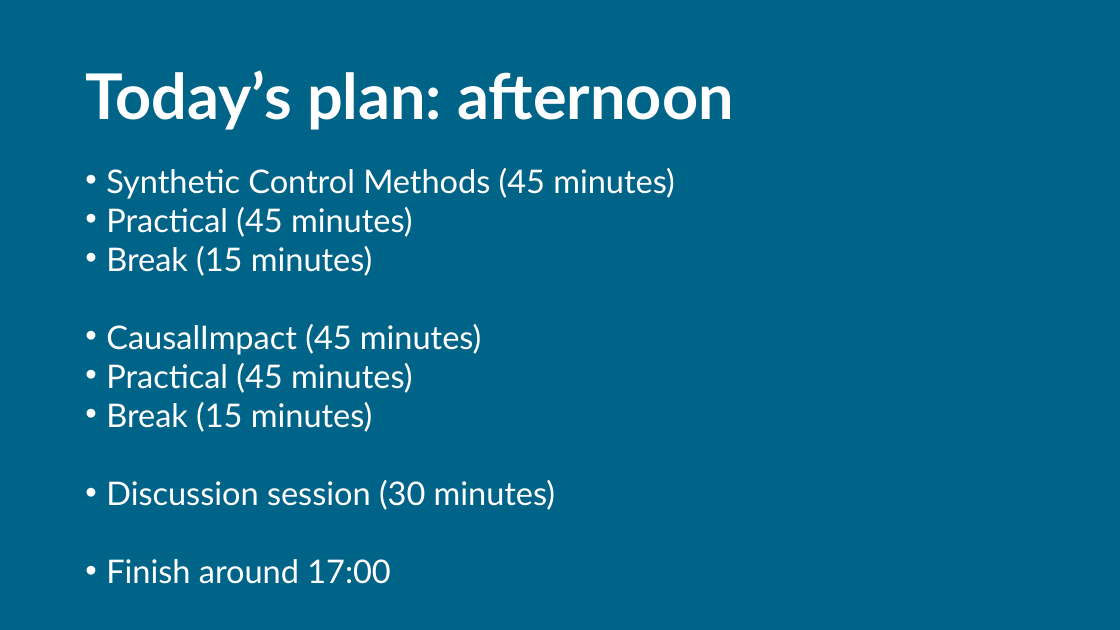
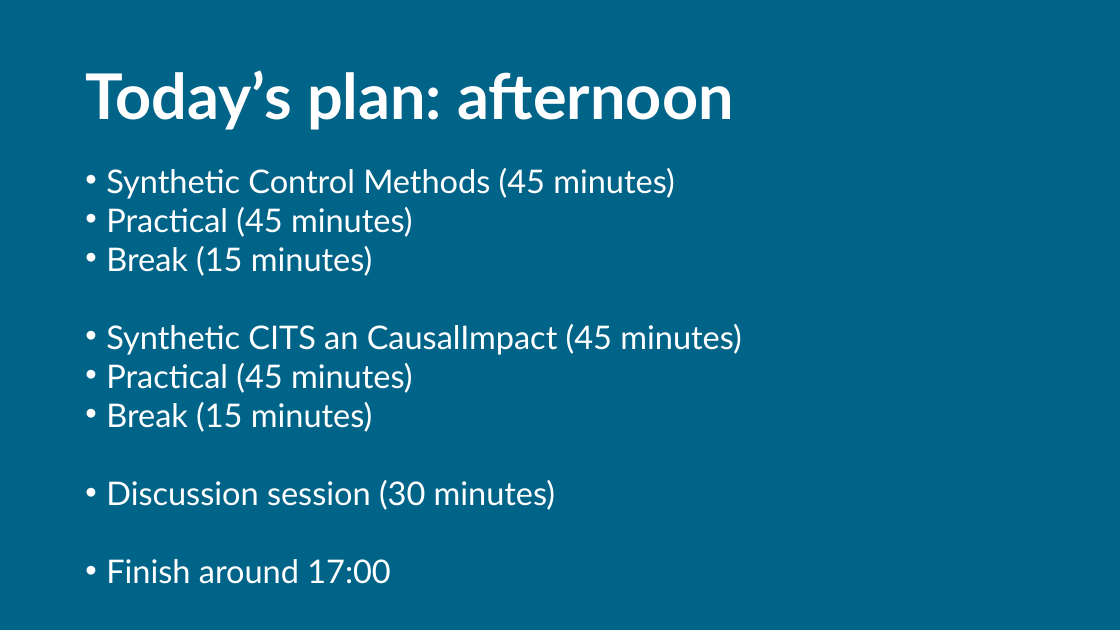
Before and after one commit to sodascience/workshop_causal_impact_assessment, a slide deck: slide 6 of lectures/01_introduction/intro_1.pptx. Drawn at 1120x630 pixels with LibreOffice and Linux fonts; fonts in the diff are those of the drawing. Boxes give left, top, right and bottom in pixels: in the first picture for what was removed or moved away, otherwise in the second. Text is boxed around its words. In the diff, an @@ line names an element or a change of style, - is before the commit and + after.

```diff
--- a/lectures/01_introduction/intro_1.pptx
+++ b/lectures/01_introduction/intro_1.pptx
@@ text at (106, 324, 741, 355): text changed @@
-• CausalImpact (45 minutes)
+• Synthetic CITS an CausalImpact (45 minutes)
```
Also in this commit, not shown: 8 other slides changed, 7 slides added, 28 slides removed, 5 other files.
